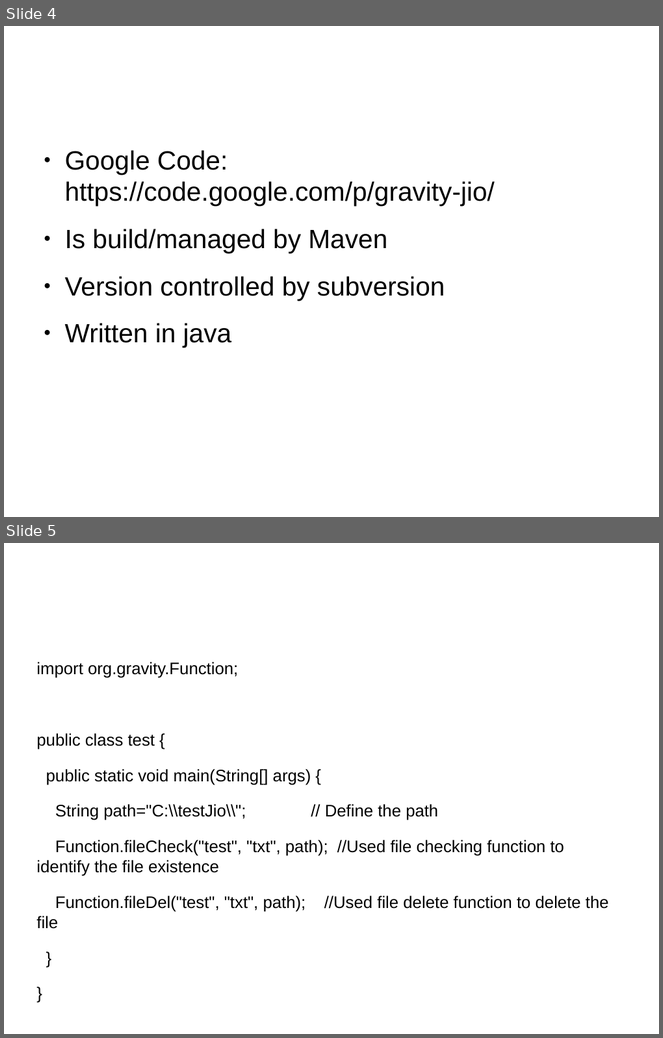
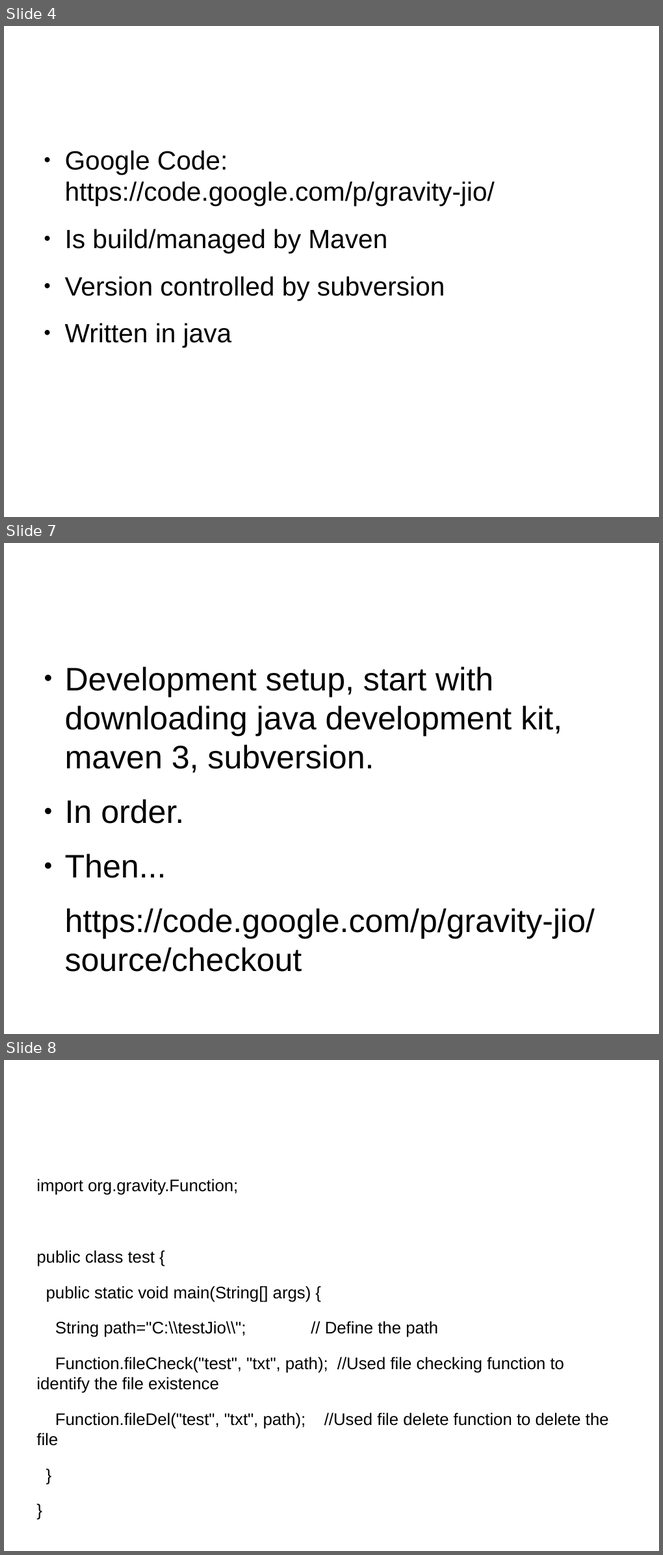
Before and after one commit to punchware/JIO-Library, a slide deck: wiki/Jiolib_presentation.odp. Shown one above the other, each under a label of ours: slides 4 and 5 before the commit, slides 4, 7 and 8 after it; the slides between them are not shown. The pictures are 663x1038 and 663x1555 pixels, drawn with LibreOffice and Linux fonts; fonts in the diff are those of the drawing; background and template pictures are left out. Boxes give left, top, right and bottom in pixels: in the first picture for what was removed or moved away, otherwise in the second. Text is boxed around its words. In the diff, an @@ line names an element or a change of style, - is before the commit and + after.

Commit message:
updated slide explaining maven

```diff
--- a/wiki/Jiolib_presentation.odp
+++ b/wiki/Jiolib_presentation.odp
@@ slide 7 added at <box>4,543,659,1034</box>, background picture (left out) @@
@@ text added at <box>65,667,595,972</box>, 39.5 pt, text #000000 @@
+● Development setup, start with downloading java development kit, maven 3, subversion.
+● In order.
+● Then...
+https://code.google.com/p/gravity-jio/source/checkout
@@ title added at <box>65,800,92,823</box>, 51.9 pt, text #FFFFFF @@
+In action
@@ what was slide 5 is now slide 8 @@
```
Also in this commit, not shown: 2 other slides added.
